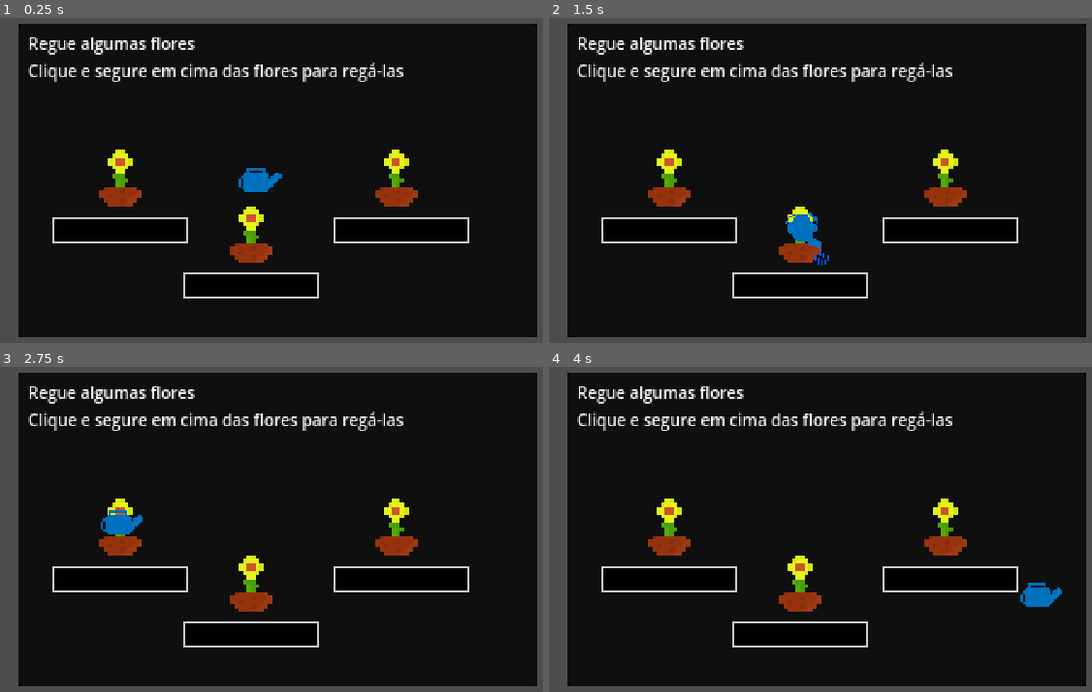
Above: before the commit, frames 1-4 (two rows, left to right).
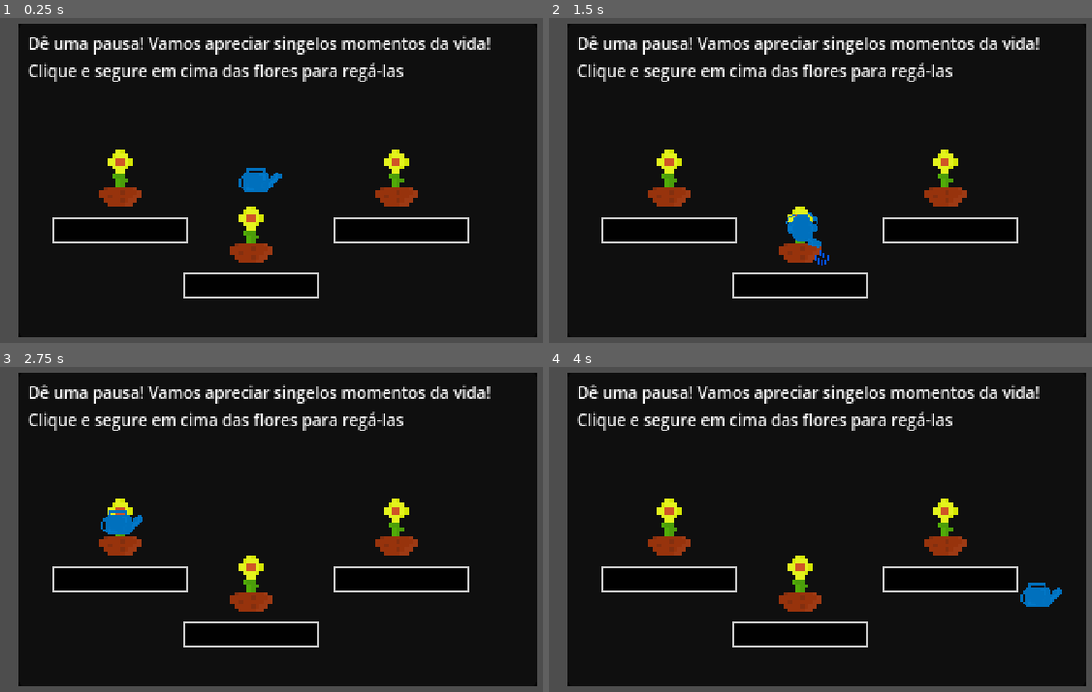
Above: after the commit, the same moments.

Repository: ilmoruuu/dontScroll
Game: Godot game, scene res://minigames/garden_minigame/garden_minigame.tscn
Same seed, same stepped clock (60 frames per second), same inputs: the game is played once before the commit and once after it. This scene is started directly instead of the project's main scene.
Inputs (mouse positions are in pixels of both pictures, inside the frame that each line leads up to):
- Up to frame 1 (0.25 s): no input
- Up to frame 2 (1.5 s): tap Enter (ui_accept) at 0.5, 0.77, 1.25 s; move the mouse to (950, 174) at 0.52 s; hold Right (ui_right) from 0.53 s (still down); tap F (interact) at 0.6 s; click (950, 174) at 0.67 s; move the mouse to (804, 229) at 1.27 s; tap D (use_item) at 1.35 s; click (804, 229) at 1.42 s
- Up to frame 3 (2.75 s): tap Enter (ui_accept) at 1.52, 2 s; move the mouse to (124, 523) at 2.02 s; release Right (ui_right) at 2.03 s; hold Left (ui_left) from 2.03 s (still down); tap F (interact) at 2.1 s; click (124, 523) at 2.17 s
- Up to frame 4 (4 s): tap Enter (ui_accept) at 2.75, 3.02, 3.5, 3.77 s; move the mouse to (771, 617) at 2.77 s; release Left (ui_left) at 2.78 s; hold Right (ui_right) from 2.78 s (still down); tap D (use_item) at 2.85 s; click (771, 617) at 2.92 s; move the mouse to (1043, 594) at 3.52 s; tap F (interact) at 3.6 s

The runs differ from the first frame. In frame 1, 1.9% of the frame differs, in the area x 5-91%, y 5-12%; in frame 2, 1.9%; in frame 3, 1.9%; in frame 4, 1.9%.

Commit message:
docs: nova descrição no minigame de regar

Diff:
--- a/dont-scroll/minigames/garden_minigame/garden_minigame.tscn
+++ b/dont-scroll/minigames/garden_minigame/garden_minigame.tscn
@@ -51,10 +51,10 @@
 layout_mode = 0
 offset_left = 6.0
 offset_top = 5.0
-offset_right = 363.0
+offset_right = 317.0
 offset_bottom = 52.0
 theme_override_font_sizes/font_size = 10
-text = "Regue algumas flores
+text = "Dê uma pausa! Vamos apreciar singelos momentos da vida!
 Clique e segure em cima das flores para regá-las"
 
 [node name="Flor1" type="TextureRect" parent="Control/Panel" unique_id=1972135622 node_paths=PackedStringArray("progress_bar")]
